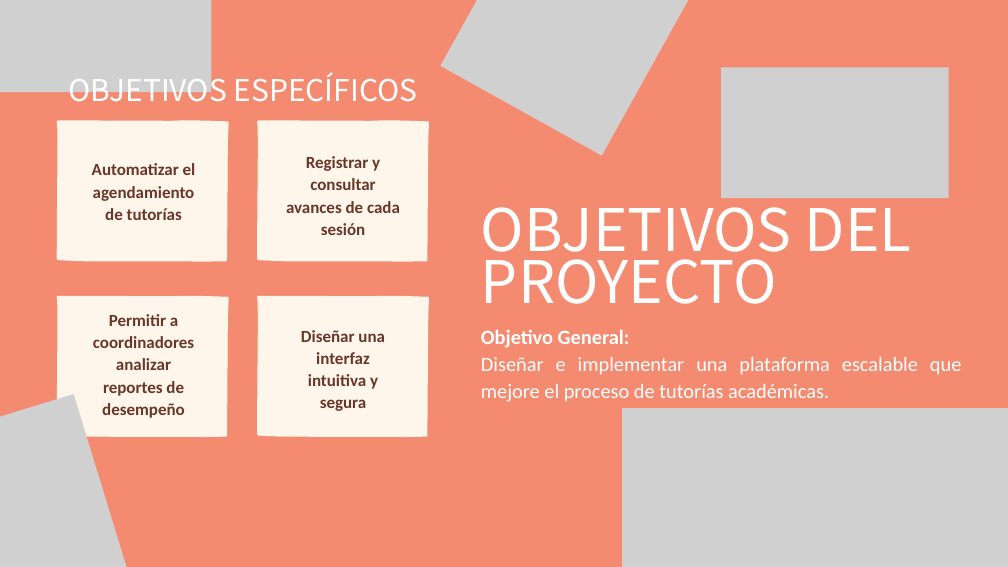
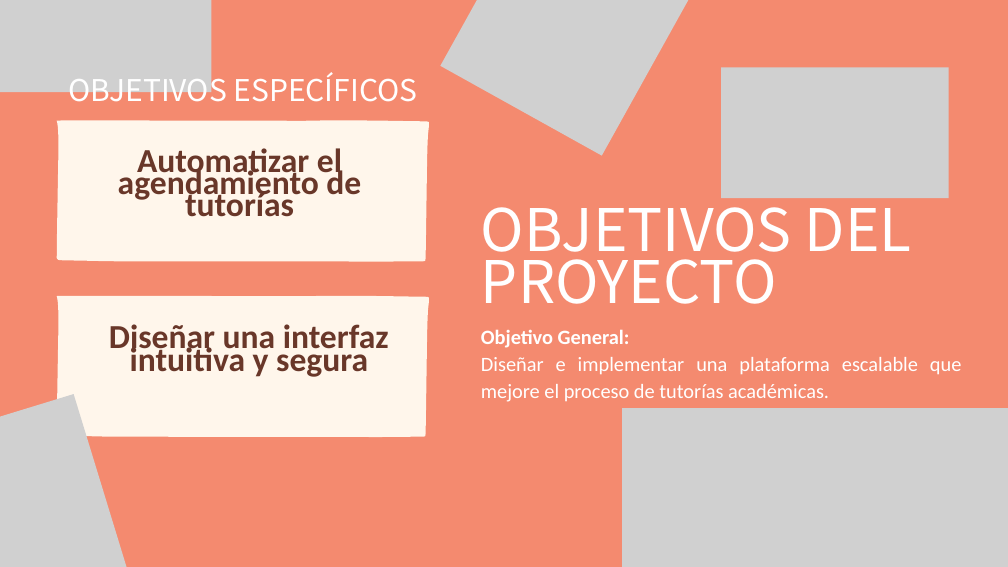
Before and after one commit to elcruzp/analisis-sistemas-2025-a-g1, a slide deck: slide 4 of pitch/Tutoria plus project presentation.pptx. Drawn at 1008x567 pixels with LibreOffice and Linux fonts; fonts in the diff are those of the drawing; grey boxes stand for pictures. Boxes give left, top, right and bottom in pixels: in the first picture for what was removed or moved away, otherwise in the second. Text is boxed around its words. In the diff, an @@ line names an element or a change of style, - is before the commit and + after.

```diff
--- a/pitch/Tutoria plus project presentation.pptx
+++ b/pitch/Tutoria plus project presentation.pptx
@@ freeform shape: place and size @@
-freeform shape at (56, 120, 228, 262)
+freeform shape at (56, 120, 429, 262)
@@ text "Automatizar el agendamiento de tutorías" at (118, 148, 361, 217): size 24.3 to 48 pt @@
@@ freeform shape removed at (257, 120, 429, 262) @@
@@ text removed at (286, 156, 400, 235) @@
-Registrar y consultar avances de cada sesión
@@ freeform shape: place and size @@
-freeform shape at (257, 296, 429, 437)
+freeform shape at (56, 296, 429, 437)
@@ freeform shape removed at (56, 296, 228, 437) @@
@@ text removed at (93, 314, 194, 418) @@
-Permitir a coordinadores analizar reportes de desempeño
@@ text "Diseñar una interfaz intuitiva y ..." at (109, 324, 389, 377): size 24.3 to 48 pt @@
@@ text "Diseñar una interfaz intuitiva y ...": place and size @@
-text "Diseñar una interfaz intuitiva y ..." at (301, 330, 385, 411)
+text "Diseñar una interfaz intuitiva y ..." at (109, 324, 389, 377)
```
Also in this commit, not shown: 3 other files.
